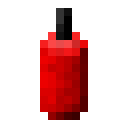
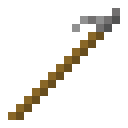
Layered file, before and after one edit (128×128). Changes by layer:
added group "harpoon" with 1 layers above "cryocell" over (x1=8, y1=8, x2=120, y2=120)
added layer "Layer 18" in group "harpoon" over (x1=8, y1=8, x2=120, y2=120)
painted on "Layer 11 copy" over (x1=8, y1=8, x2=120, y2=120)
painted on "Layer 11" over (x1=8, y1=8, x2=120, y2=120)
hid group "fueltank" (1st of 2) (7 layers) over (x1=16, y1=8, x2=112, y2=120)
